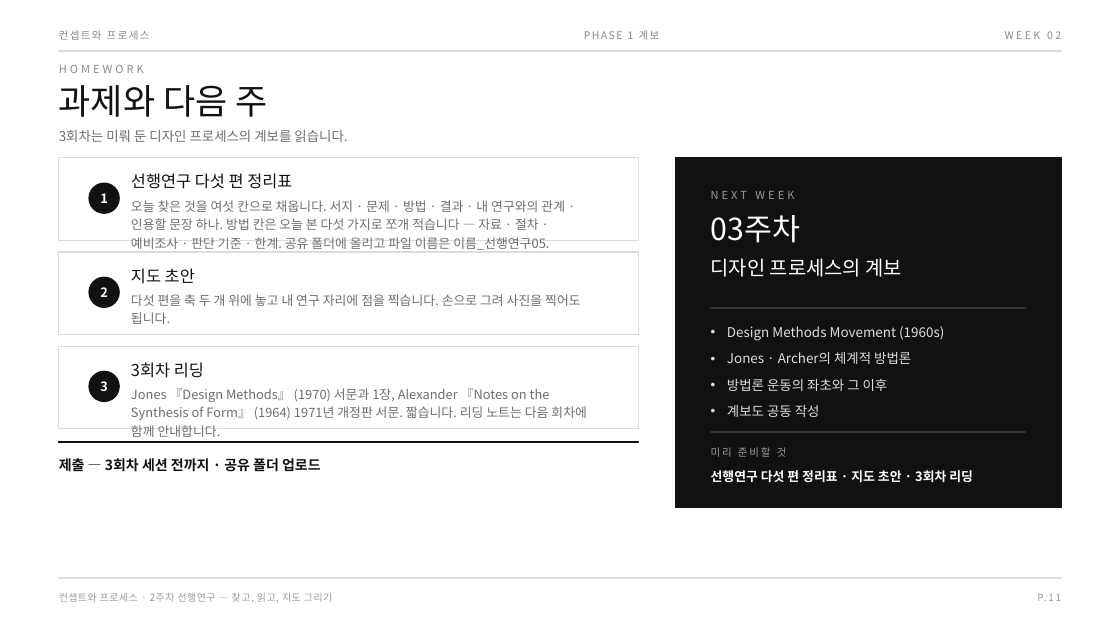
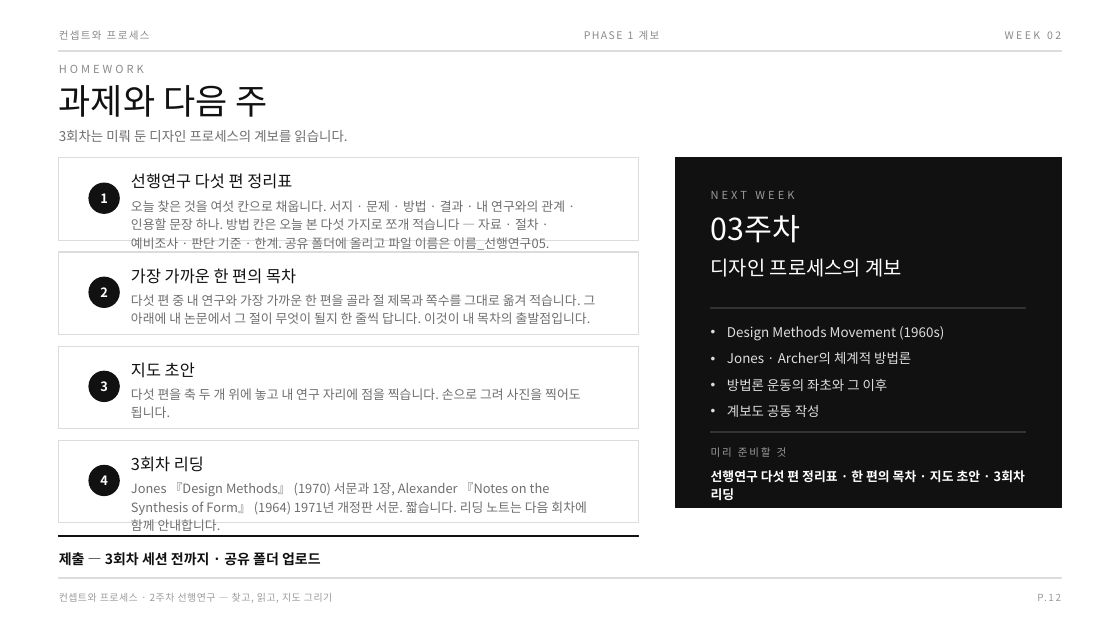
Before and after one commit to design-eng/MIN.D, a slide deck: slide 18 of dist/weeks-대학원/컨셉트와프로세스_02주차_선행연구.pptx (slide 16 before the commit). Drawn at 1120x630 pixels with LibreOffice and Linux fonts; fonts in the diff are those of the drawing. Boxes give left, top, right and bottom in pixels: in the first picture for what was removed or moved away, otherwise in the second. Text is boxed around its words. In the diff, an @@ line names an element or a change of style, - is before the commit and + after.

```diff
--- a/dist/weeks-대학원/컨셉트와프로세스_02주차_선행연구.pptx
+++ b/dist/weeks-대학원/컨셉트와프로세스_02주차_선행연구.pptx
@@ text added at box(131, 268, 296, 284), 14 pt, text #111111 @@
+가장 가까운 한 편의 목차
@@ text added at box(131, 294, 596, 324), 11 pt, text #6E6E6E @@
+다섯 편 중 내 연구와 가장 가까운 한 편을 골라 절 제목과 쪽수를 그대로 옮겨 적습니다. 그 아래에 내 논문에서 그 절이 무엇이 될지 한 줄씩 답니다. 이것이 내 목차의 출발점입니다.
@@ rectangle added at box(59, 440, 639, 523), fill #FFFFFF, outline #DCDCDC 1 pt @@
@@ ellipse added at box(89, 465, 119, 496), fill #111111, outline #111111 1 pt @@
@@ text added at box(100, 475, 108, 485), 11 pt, text #FFFFFF, bold @@
+4
@@ text at box(711, 470, 1025, 500): text changed @@
-선행연구 다섯 편 정리표 · 지도 초안 · 3회차 리딩
+선행연구 다섯 편 정리표 · 한 편의 목차 · 지도 초안 · 3회차 리딩
@@ 5 texts, 1 rectangle: place and size @@
-5 texts, 1 rectangle at box(59, 268, 639, 475)
+5 texts, 1 rectangle at box(59, 362, 639, 569)
```
Also in this commit, not shown: 9 other slides changed, 2 slides added, 6 other files.
